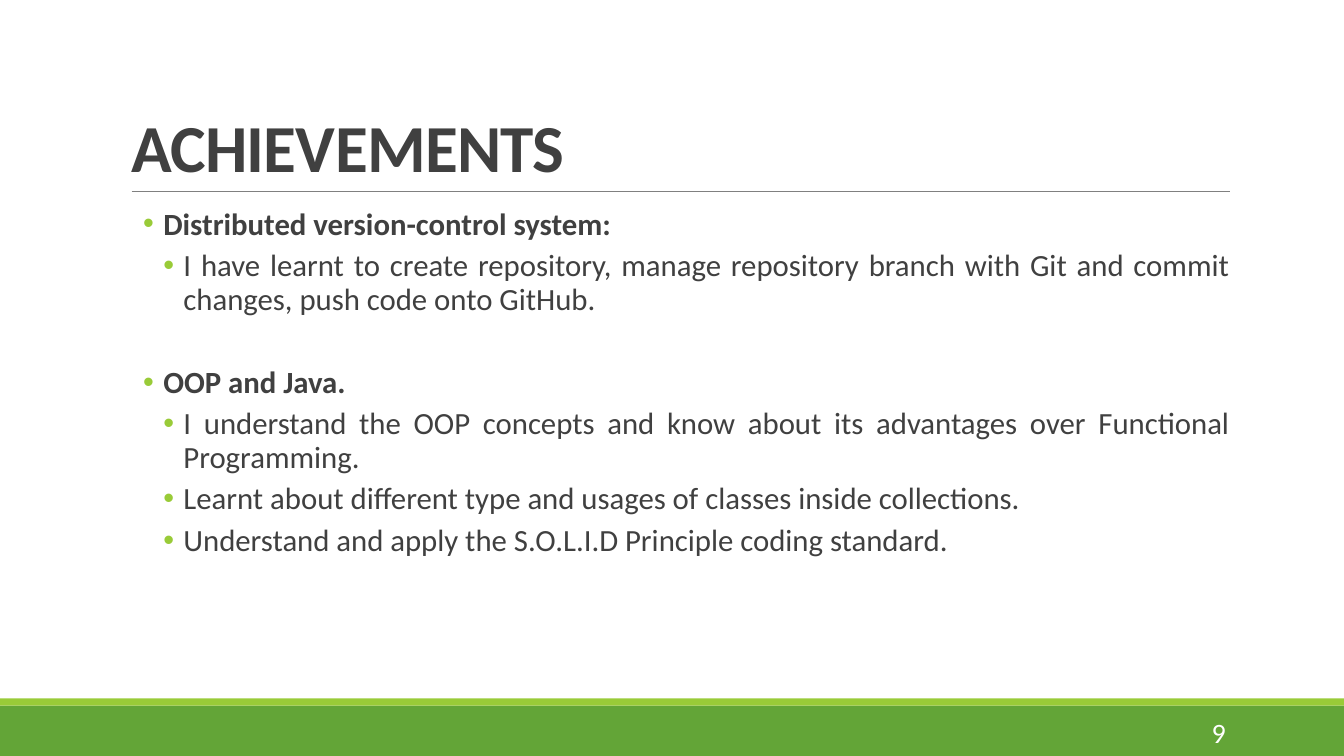
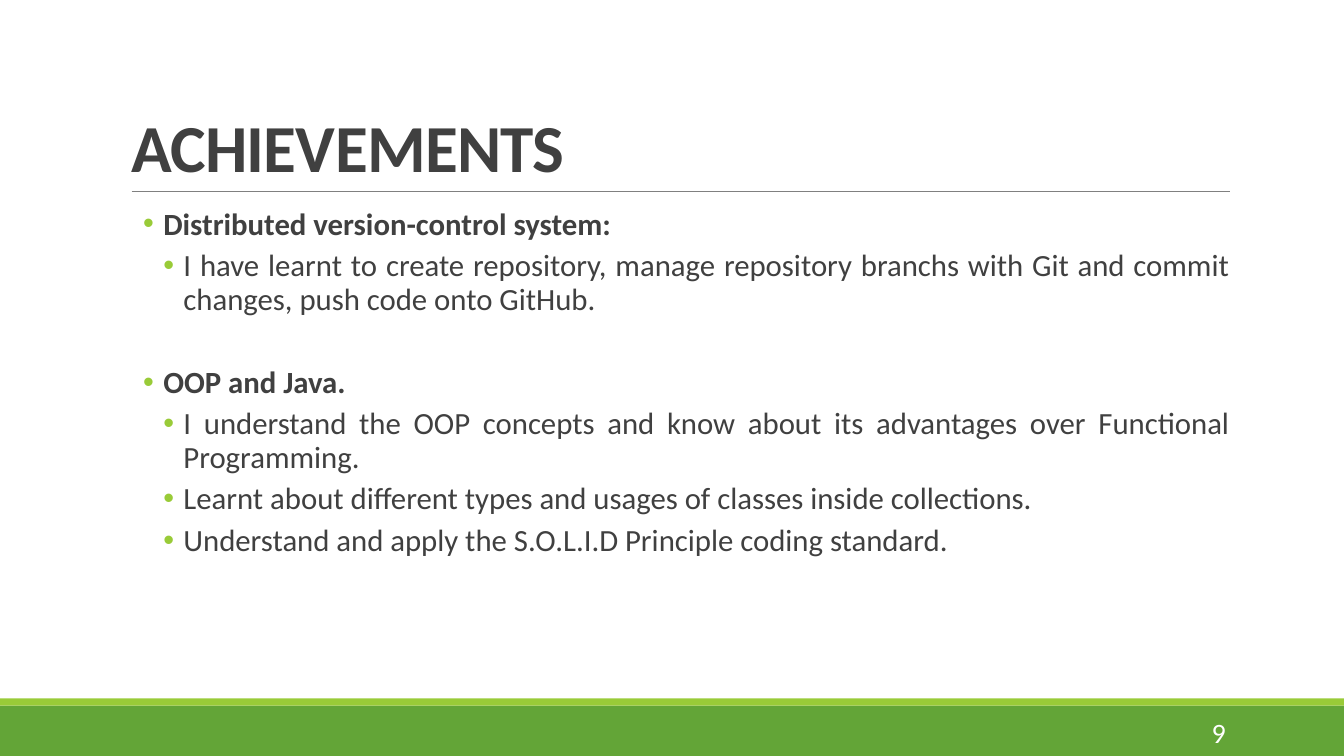
Before and after one commit to nhatquang9198/Restaurant-Booking-System, a slide deck: slide 9 of presentation.pptx. Drawn at 1344x756 pixels with LibreOffice and Linux fonts; fonts in the diff are those of the drawing. Boxes give left, top, right and bottom in pixels: in the first picture for what was removed or moved away, otherwise in the second. Text is boxed around its words. In the diff, an @@ line names an element or a change of style, - is before the commit and + after.

```diff
--- a/presentation.pptx
+++ b/presentation.pptx
@@ text at [183,254,1228,316]: text changed @@
-    • I have learnt to create repository, manage repository branch with Git and commit changes, push code onto GitHub.
+    • I have learnt to create repository, manage repository branchs with Git and commit changes, push code onto GitHub.
@@ text at [183,487,1032,515]: text changed @@
-    • Learnt about different type and usages of classes inside collections.
+    • Learnt about different types and usages of classes inside collections.
```
Also in this commit, not shown: 3 other slides changed, 1 slide added, 3 other files.
